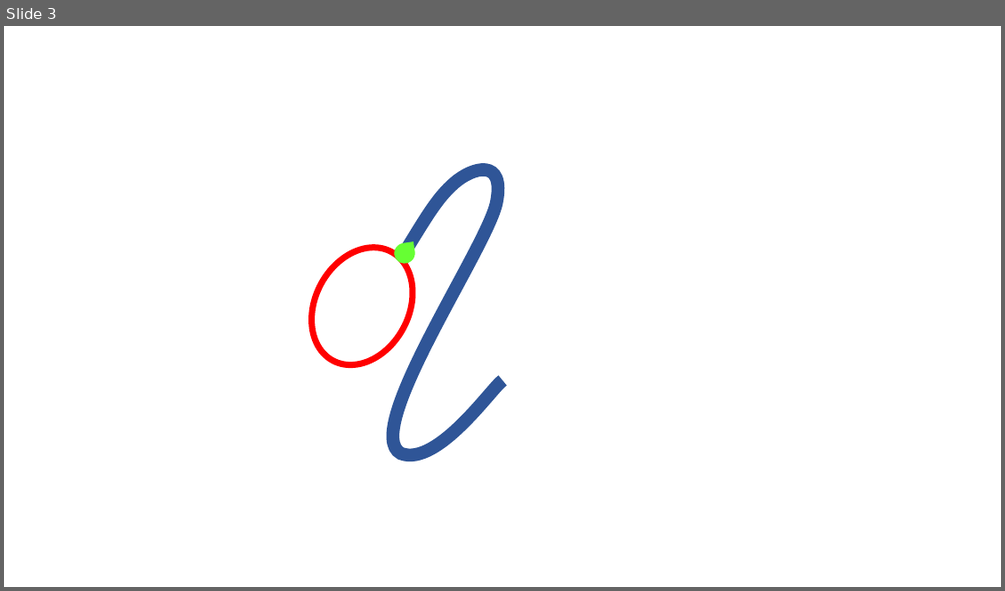
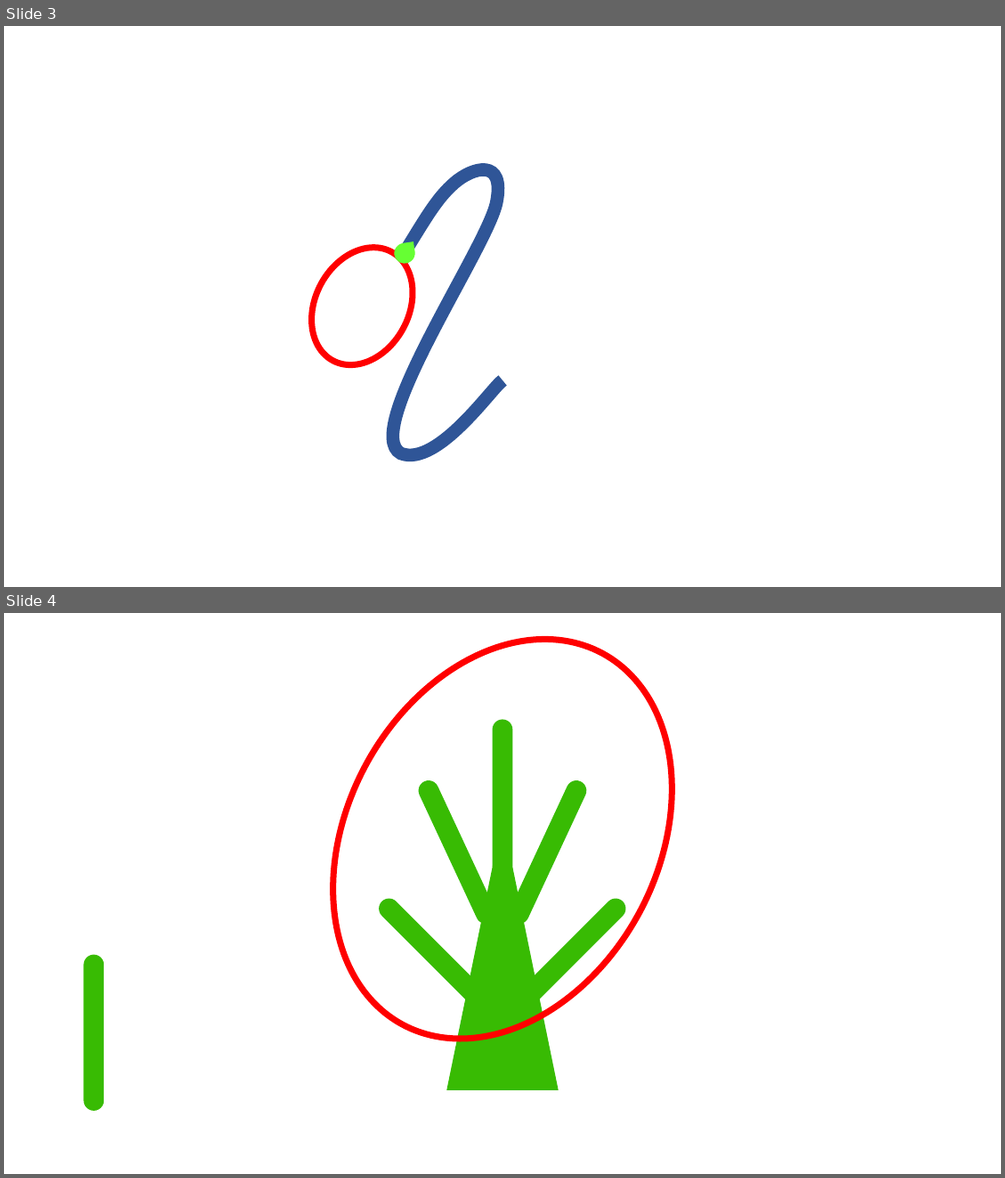
Before and after one commit to BravoXL/xiaolin_py, a slide deck: github icon.pptx. Shown one above the other, each under a label of ours: slide 3 before the commit, slides 3 and 4 after it. The pictures are 1005x591 and 1005x1178 pixels, drawn with LibreOffice and Linux fonts; fonts in the diff are those of the drawing. Boxes give left, top, right and bottom in pixels: in the first picture for what was removed or moved away, otherwise in the second. Text is boxed around its words. In the diff, an @@ line names an element or a change of style, - is before the commit and + after.

```diff
--- a/github icon.pptx
+++ b/github icon.pptx
@@ slide 4 added at box(4, 613, 1001, 1174), background #FFFFFF @@
@@ ellipse added at box(266, 613, 740, 1098), outline #FF0000 6 pt @@
@@ rounded rectangle added at box(493, 720, 512, 875), fill #38BB03, outline #38BB03 1 pt @@
@@ rounded rectangle added at box(416, 778, 499, 926), fill #38BB03, outline #38BB03 1 pt @@
@@ rounded rectangle added at box(506, 778, 589, 926), fill #38BB03, outline #38BB03 1 pt @@
@@ triangle added at box(447, 820, 558, 1089), fill #38BB03, outline #38BB03 1 pt @@
@@ rounded rectangle added at box(375, 895, 499, 1018), fill #38BB03, outline #38BB03 1 pt @@
@@ rounded rectangle added at box(506, 895, 630, 1018), fill #38BB03, outline #38BB03 1 pt @@
@@ rounded rectangle added at box(84, 955, 104, 1110), fill #38BB03, outline #38BB03 1 pt @@
```
Also in this commit, not shown: 4 other slides added, 1 other file.
